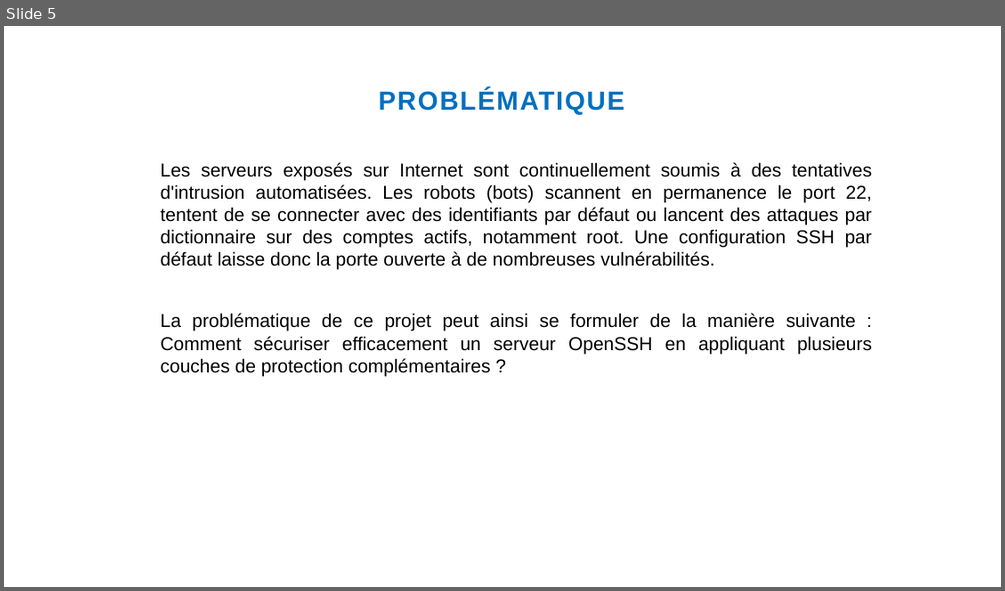
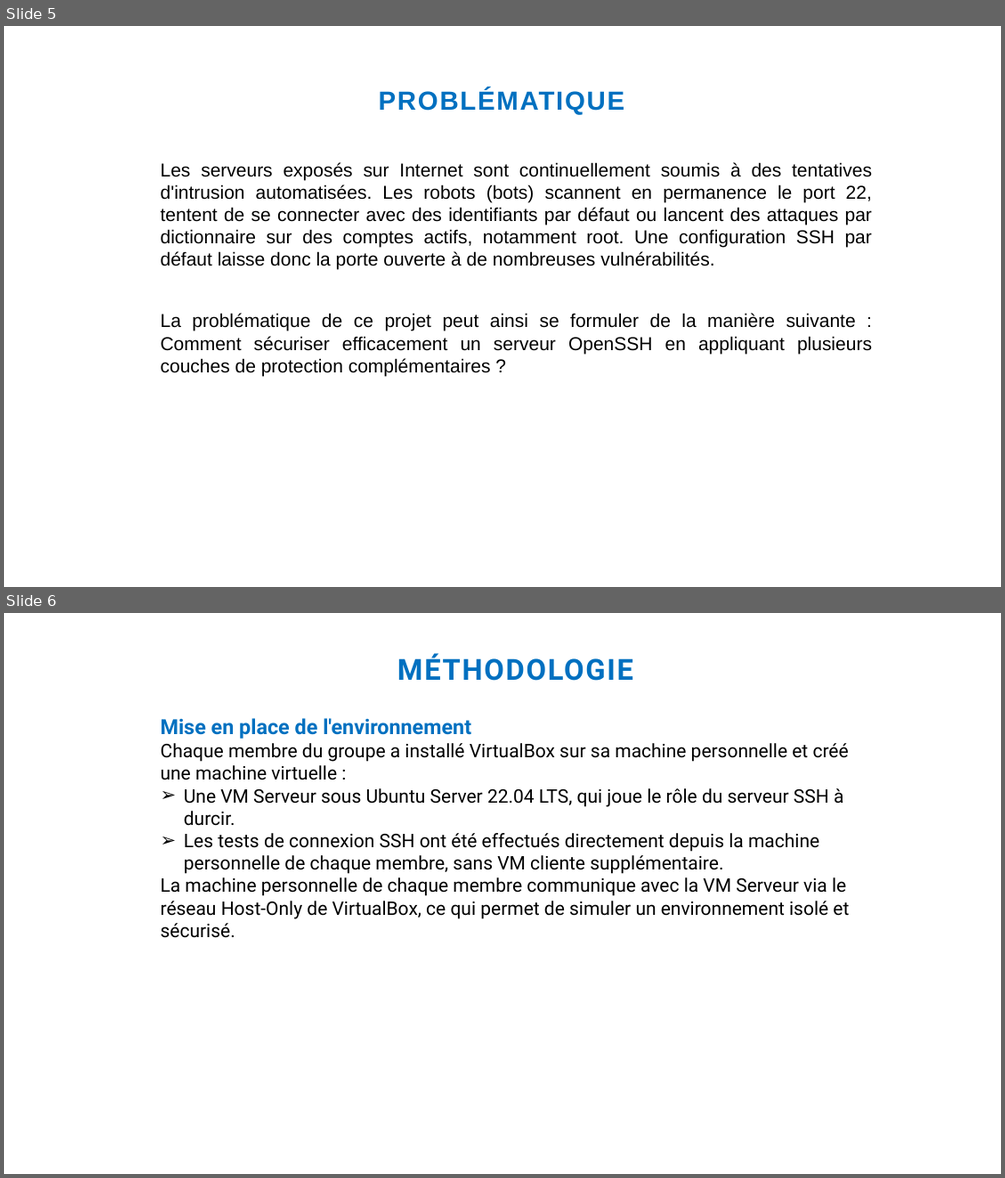
Before and after one commit to Christyy2/Projet-Final-ASI, a slide deck: Présentation-ASI.pptx. Shown one above the other, each under a label of ours: slide 5 before the commit, slides 5 and 6 after it. The pictures are 1005x591 and 1005x1178 pixels, drawn with LibreOffice and Linux fonts; fonts in the diff are those of the drawing; background and template pictures are left out. Boxes give left, top, right and bottom in pixels: in the first picture for what was removed or moved away, otherwise in the second. Text is boxed around its words. In the diff, an @@ line names an element or a change of style, - is before the commit and + after.

```diff
--- a/Présentation-ASI.pptx
+++ b/Présentation-ASI.pptx
@@ slide 6 added at box(4, 613, 1001, 1174), background #FFFFFF @@
@@ title added at box(397, 653, 633, 681), 28 pt, text #0070C0, bold @@
+MÉTHODOLOGIE
@@ text added at box(161, 718, 849, 938), 18 pt, text #000000 @@
+Mise en place de l'environnement
+Chaque membre du groupe a installé VirtualBox sur sa machine personnelle et créé une machine virtuelle :
+➢ Une VM Serveur sous Ubuntu Server 22.04 LTS, qui joue le rôle du serveur SSH à durcir.
+➢ Les tests de connexion SSH ont été effectués directement depuis la machine personnelle de chaque membre, sans VM cliente supplémentaire.
+La machine personnelle de chaque membre communique avec la VM Serveur via le réseau Host-Only de VirtualBox, ce qui permet de simuler un environnement isolé et sécurisé.
```
Also in this commit, not shown: 9 slides changed, 5 other slides added, 1 slide removed.
